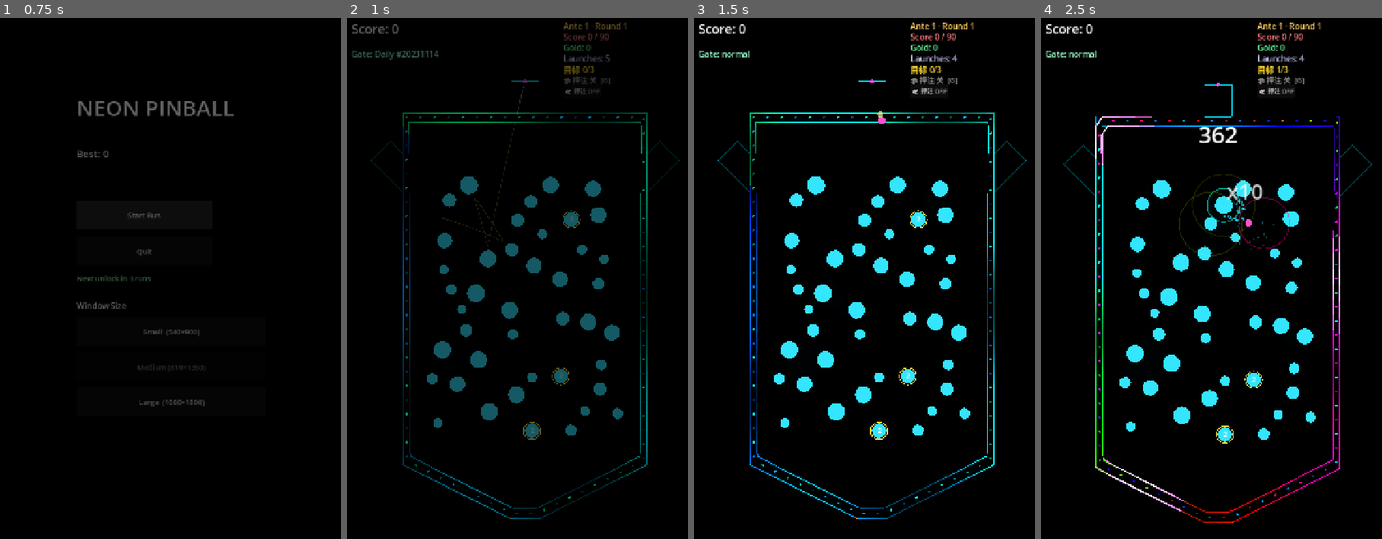
Above: before the commit, frames 1-4 (left to right).
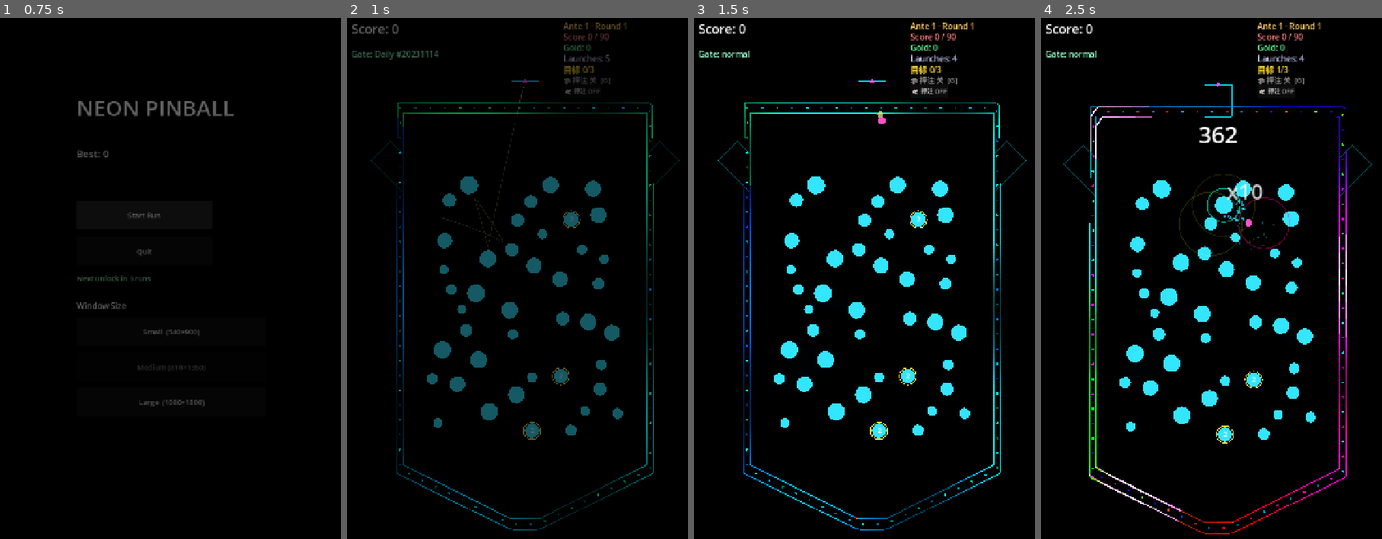
Above: after the commit, the same moments.

Repository: GencyZ/NeonPinball
Game: Godot game, scene res://scenes/main_menu.tscn
The game is run twice, just before and just after one commit, with the same random seed, the same clock (stepped at 60 frames per second) and the same inputs.
Inputs (mouse positions are in pixels of both pictures, inside the frame that each line leads up to):
- Up to frame 1 (0.75 s): click "Start Run" at 0.5 s
- Up to frame 2 (1 s): no input
- Up to frame 3 (1.5 s): tap Enter at 1.25 s; move the mouse to (953, 283) at 1.27 s; hold D from 1.28 s (still down); hold Shift from 1.28 s (still down); click (953, 283) at 1.42 s
- Up to frame 4 (2.5 s): tap Space at 1.52 s; release D at 2 s; release Shift at 2 s; drag from (1146, 346) to (1201, 440) at 2.02 s

Frame 1 is identical in both runs. In frame 2, 1.6% of the frame differs, in the area x 14-90%, y 16-99%; in frame 3, 1.6%; in frame 4, 2.2%, in the area x 14-90%, y 16-100%.

Commit message:
fix: neon decorative line offsets outward so ball hugs inner wall (funnel + perimeter)

Diff:
--- a/game/view/board_view.gd
+++ b/game/view/board_view.gd
@@ -876,12 +876,14 @@
 	])
 
 # 内线：外线各点朝板心偏移 NEON_GAP，与外线构成中空缝。
-func _neon_inner_perimeter() -> PackedVector2Array:
+# 装饰外线：物理边界(_neon_perimeter)各点朝远离板心方向偏 NEON_GAP（移到玩区边界之外）。
+# 球贴在物理线(最内侧)上滚，发光管/灯泡在边界外侧 → 球"贴内壁滚"而非浮在缝里。
+func _neon_outer_perimeter() -> PackedVector2Array:
 	var center := _rect.get_center()
-	var inner := PackedVector2Array()
+	var outer := PackedVector2Array()
 	for pt in _neon_perimeter():
-		inner.append(pt + (center - pt).normalized() * NEON_GAP)
-	return inner
+		outer.append(pt + (pt - center).normalized() * NEON_GAP)
+	return outer
 
 # 沿一条闭合线按弧长采样上色（行波明暗 + 变色）。
 func _draw_flow_line(line: PackedVector2Array, seg_count: int) -> void:
@@ -906,7 +908,7 @@
 # 中空双线（行波明暗+变色）+ 缝中灯泡环 + 内外热脉冲；全由 _wall_heat/_neon_phase/_neon_hue_phase 驱动。
 func _draw_neon_frame() -> void:
 	var poly := _neon_perimeter()
-	var inner := _neon_inner_perimeter()
+	var outer := _neon_outer_perimeter()
 	var pn := poly.size()
 	if pn < 2:
 		return
@@ -916,13 +918,13 @@
 	var seg_count := maxi(8, int(total / 10.0))
 	# 内外双线：行波明暗 + 变色（同 s/相位 → 同步）
 	_draw_flow_line(poly, seg_count)
-	_draw_flow_line(inner, seg_count)
+	_draw_flow_line(outer, seg_count)
 	# 缝中一圈小灯泡（奇偶错相，交替）
 	var n_bulbs := maxi(1, int(total / BULB_SPACING))
 	for i in n_bulbs:
 		var bp := float(i) / float(n_bulbs)
 		var bphase := _neon_phase if (i % 2 == 0) else _neon_phase + 0.5
-		var mid := (NeonFrameScript.point_at(poly, bp) + NeonFrameScript.point_at(inner, bp)) * 0.5
+		var mid := (NeonFrameScript.point_at(poly, bp) + NeonFrameScript.point_at(outer, bp)) * 0.5
 		draw_circle(mid, BULB_RADIUS, NeonFrameScript.frame_color(bp, bphase, _neon_hue_phase, _wall_heat))
 	# 热脉冲（连击叠加，内外两线同相位 → 同步）
 	var n := NeonFrameScript.pulse_count_for_heat(_wall_heat)
@@ -934,7 +936,7 @@
 	for i in n:
 		var center := fmod(_neon_phase + float(i) / float(n), 1.0)
 		_draw_pulse_on(poly, center, pcol)
-		_draw_pulse_on(inner, center, pcol)
+		_draw_pulse_on(outer, center, pcol)
 
 func _draw() -> void:
 	# Dying pegs: shrink + fade out
